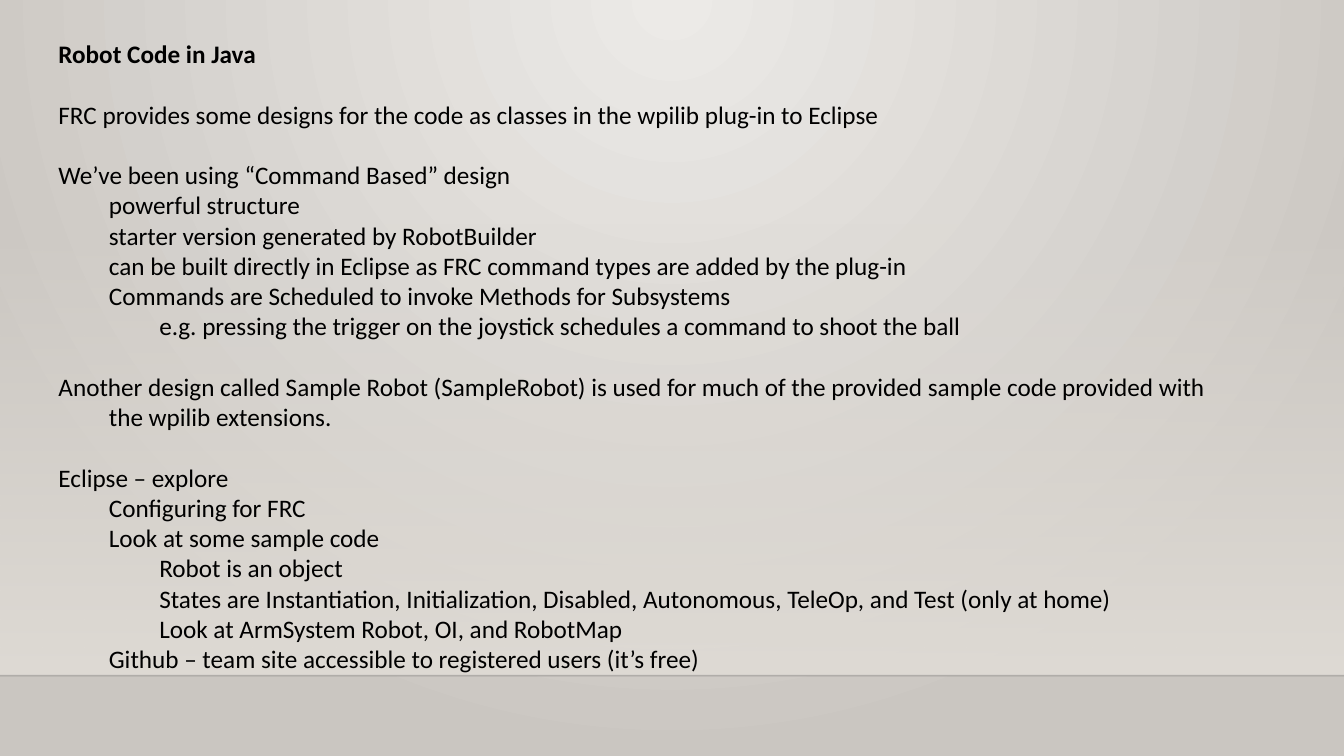
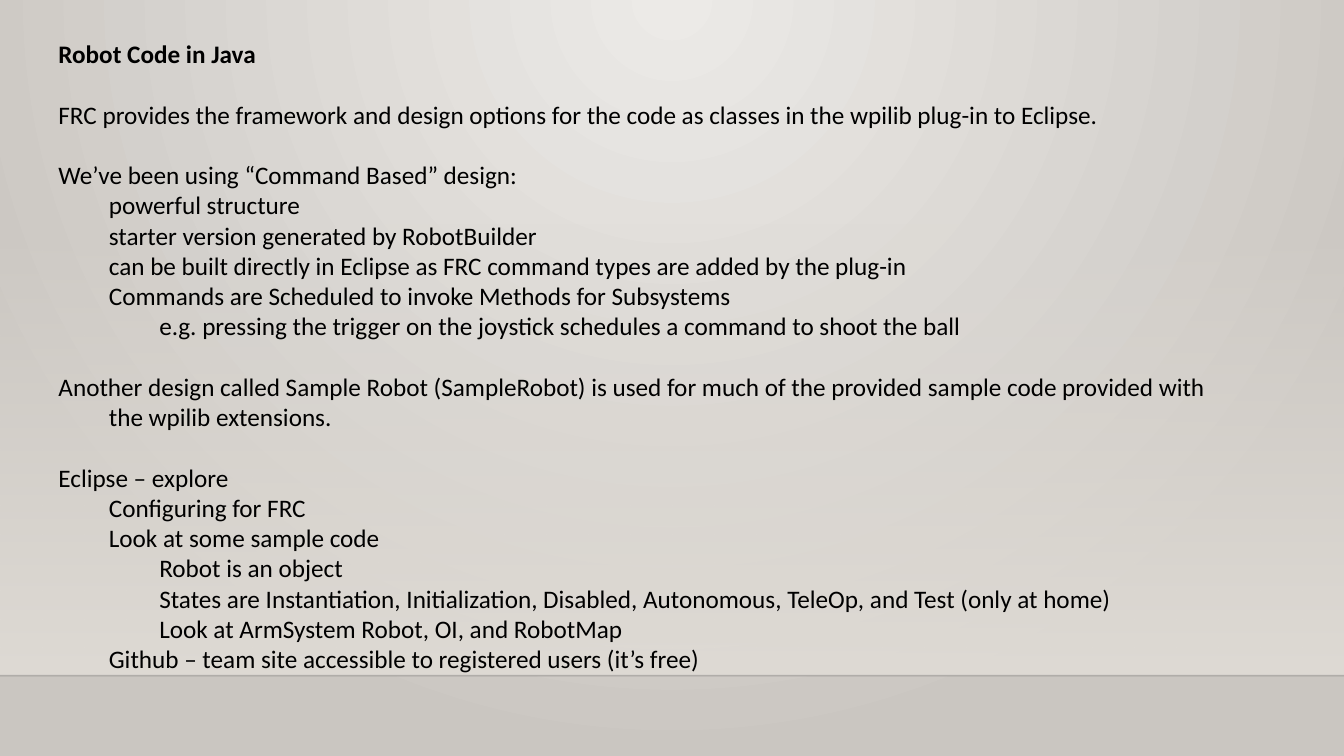
Before and after one commit to 4662FRCRobotics/Training, a slide deck: slide 5 of FRC 4662 Programming Intro.pptx. Drawn at 1344x756 pixels with LibreOffice and Linux fonts; fonts in the diff are those of the drawing; background and template pictures are left out. Boxes give left, top, right and bottom in pixels: in the first picture for what was removed or moved away, otherwise in the second. Text is boxed around its words. In the diff, an @@ line names an element or a change of style, - is before the commit and + after.

Commit message:
updates
updates

```diff
--- a/FRC 4662 Programming Intro.pptx
+++ b/FRC 4662 Programming Intro.pptx
@@ text at box(58, 106, 1097, 189): text changed @@
-FRC provides some designs for the code as classes in the wpilib plug-in to Eclipse
-We’ve been using “Command Based” design
+FRC provides the framework and design options for the code as classes in the wpilib plug-in to Eclipse.
+We’ve been using “Command Based” design:
```
Also in this commit, not shown: 3 other slides changed.
